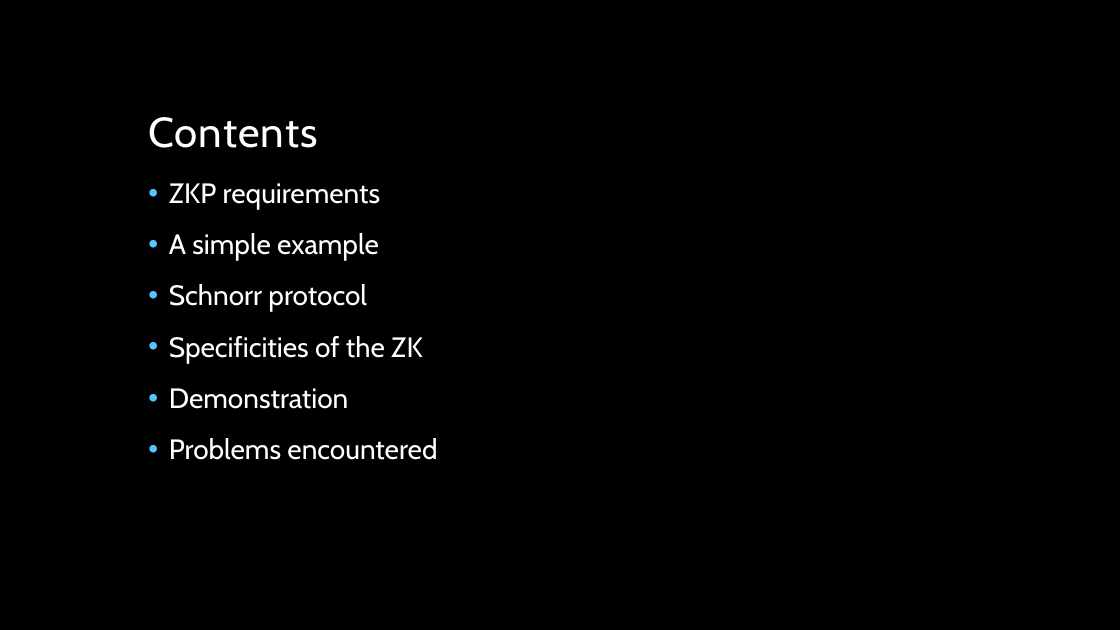
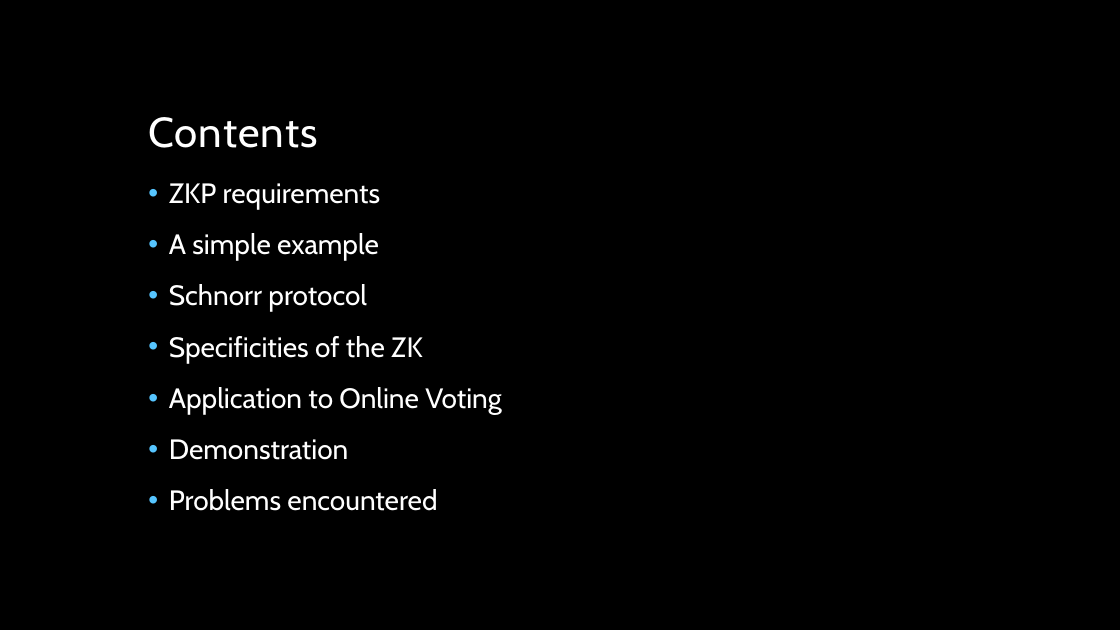
Before and after one commit to CoryBlack/ZeroKnowledge, a slide deck: slide 2 of Zero knowledge.pptx. Drawn at 1120x630 pixels with LibreOffice and Linux fonts; fonts in the diff are those of the drawing; background and template pictures are left out. Boxes give left, top, right and bottom in pixels: in the first picture for what was removed or moved away, otherwise in the second. Text is boxed around its words. In the diff, an @@ line names an element or a change of style, - is before the commit and + after.

Commit message:
Progress on the slides one

```diff
--- a/Zero knowledge.pptx
+++ b/Zero knowledge.pptx
@@ text at box(169, 387, 502, 414): paragraph added @@
+• Application to Online Voting
```
Also in this commit, not shown: 6 slides added.
